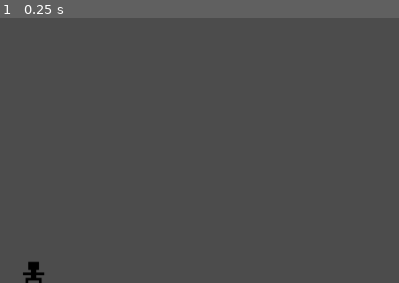
Above: before the commit, frame 1.
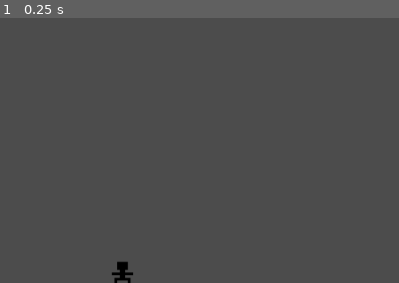
Above: after the commit, the same moment.

Repository: JohannesLadurner/DoctorWhohan
Game: Godot game, scene res://scenes/Game.tscn
The game is run twice, just before and just after one commit, with the same random seed, the same clock (stepped at 60 frames per second) and the same inputs. The engine's default icon, where the game draws it, is replaced by a stand-in: a white triangle on a blue panel in a dark square.
Inputs:
- Up to frame 1 (0.25 s): no input
The pictures show only the part of the screen within x 0-50%, y 50-100%; the shares and areas given below are measured in that part.

The runs differ from the first frame. In frame 1, 0.5% of the frame differs, in the area x 5-34%, y 92-100%.

Commit message:
Abfrage ob Button gedrückt wurde

Diff:
--- a/DoctorWhohan/Enemy.gd
+++ b/DoctorWhohan/Enemy.gd
@@ -4,6 +4,7 @@
 export var min_speed = 150  # min speed
 export var max_speed = 250  # max speed
 var animation_name
+var hit = false
 
 # Called when the node enters the scene tree for the first time.
 func _ready():
--- a/DoctorWhohan/Player.gd
+++ b/DoctorWhohan/Player.gd
@@ -2,7 +2,9 @@
 
 
 signal hit
-
+signal exit
+var enteredBody
+var isInside = false
 
 # Called when the node enters the scene tree for the first time.
 func _ready():
@@ -15,4 +17,10 @@
 
 
 func _on_Player_body_entered(body):
+	enteredBody = body
 	emit_signal("hit")
+
+
+
+func _on_Player_body_exited(body):
+	emit_signal("exit")
--- a/DoctorWhohan/Player.tscn
+++ b/DoctorWhohan/Player.tscn
@@ -12,7 +12,7 @@
 } ]
 
 [sub_resource type="RectangleShape2D" id=2]
-extents = Vector2( 12.625, 12.65 )
+extents = Vector2( 20.5, 12.65 )
 
 [node name="Player" type="Area2D"]
 script = ExtResource( 2 )
@@ -23,6 +23,7 @@
 animation = "test"
 
 [node name="CollisionShape2D" type="CollisionShape2D" parent="."]
-position = Vector2( -3.5, -8.875 )
+position = Vector2( -2.625, -9 )
 shape = SubResource( 2 )
 [connection signal="body_entered" from="." to="." method="_on_Player_body_entered"]
+[connection signal="body_exited" from="." to="." method="_on_Player_body_exited"]
--- a/DoctorWhohan/project.godot
+++ b/DoctorWhohan/project.godot
@@ -24,6 +24,14 @@
 window/size/width=900
 window/size/resizable=false
 
+[input]
+
+w={
+"deadzone": 0.5,
+"events": [ Object(InputEventKey,"resource_local_to_scene":false,"resource_name":"","device":0,"alt":false,"shift":false,"control":false,"meta":false,"command":false,"pressed":false,"scancode":87,"unicode":0,"echo":false,"script":null)
+ ]
+}
+
 [physics]
 
 common/enable_pause_aware_picking=true
--- a/DoctorWhohan/scenes/Game.gd
+++ b/DoctorWhohan/scenes/Game.gd
@@ -4,7 +4,7 @@
 export (PackedScene) var Enemy
 var score #Punktestand
 var life  #Leben
-var enemys = []
+var enemys = [] #Enemys die gespawnt sind
 
 # Called when the node enters the scene tree for the first time.
 func _ready():
@@ -17,9 +17,7 @@
 func _process(delta):
 	$Score.text = str(score)
 	checkLife()
-	print(enemys.size())
-
-
+	checkInsideButton()
 
 
 func _on_EnemyTimer_timeout():
@@ -35,11 +33,8 @@
 
 #Function die Aufgerufen wird, wenn Patient die hitbox des Doktors trifft
 func _on_Player_hit():
-	score = score +1
-	life = life -1
-	var current = enemys[0]
-	current.hide()
-	enemys.erase(current)
+	$Player.isInside = true
+
 
 #Wird aufgerufen, wenn alle Leben verbraucht sind
 func gameOver():
@@ -64,3 +59,18 @@
 		$LifeTwo.hide()
 		$LifeThree.hide()
 		gameOver()
+
+#Wird aufgerufen, wenn der Player verlassen wird
+func _on_Player_exit():
+	$Player.isInside = false
+	var current = enemys[0]
+	if current.hit == false:
+		life = life - 1
+	else:
+		score = score +1
+	enemys.erase(current)
+
+func checkInsideButton():
+	if $Player.isInside == true:
+		if Input.is_action_pressed("w"):
+			$Player.enteredBody.hit = true
--- a/DoctorWhohan/scenes/Game.tscn
+++ b/DoctorWhohan/scenes/Game.tscn
@@ -15,7 +15,7 @@
 Enemy = ExtResource( 2 )
 
 [node name="Player" parent="." instance=ExtResource( 1 )]
-position = Vector2( 42.8096, 597.081 )
+position = Vector2( 142.81, 597.081 )
 
 [node name="EnemyTimer" type="Timer" parent="."]
 wait_time = 3.0
@@ -74,5 +74,6 @@
 __meta__ = {
 "_edit_use_anchors_": false
 }
+[connection signal="exit" from="Player" to="." method="_on_Player_exit"]
 [connection signal="hit" from="Player" to="." method="_on_Player_hit"]
 [connection signal="timeout" from="EnemyTimer" to="." method="_on_EnemyTimer_timeout"]
